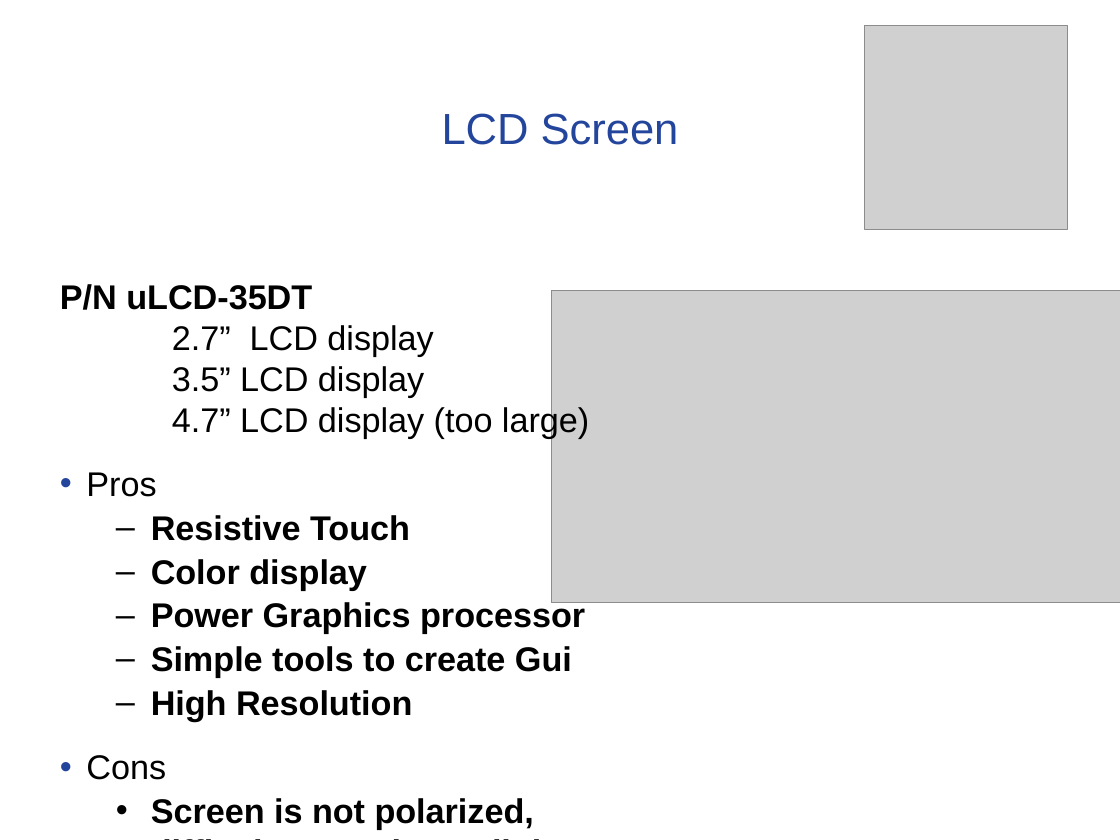
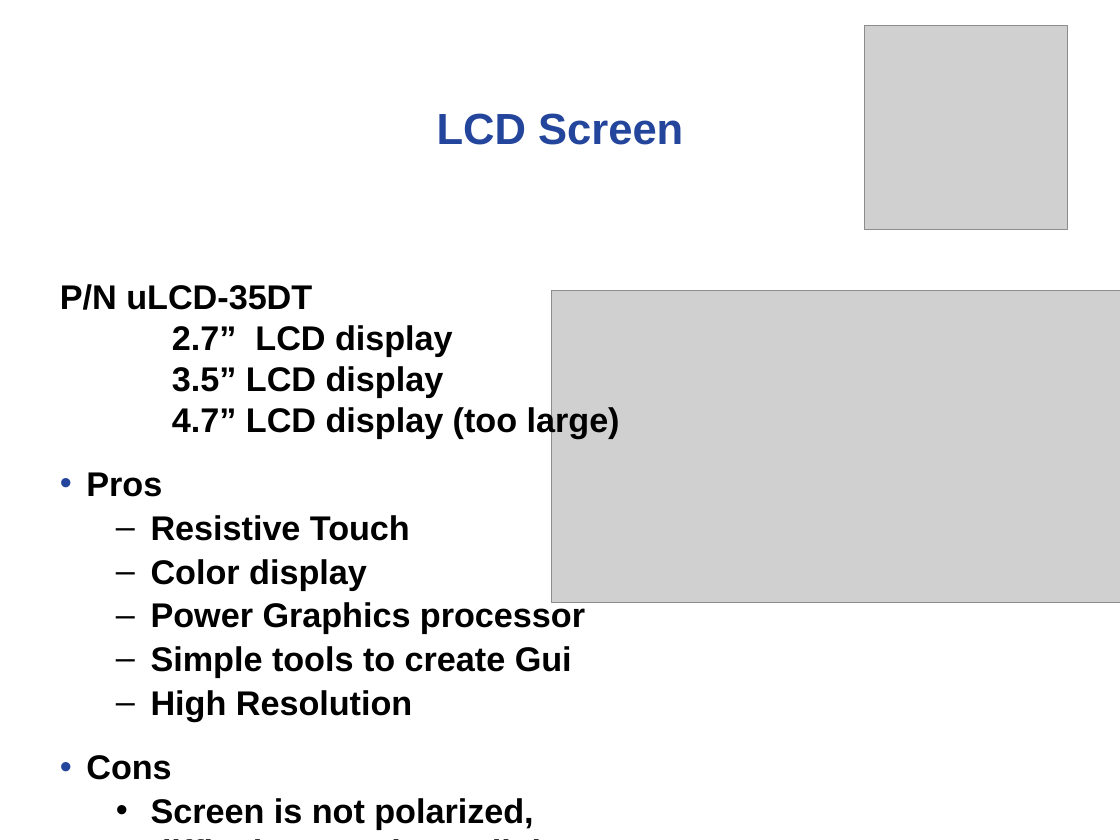
Before and after one commit to noahterickson/DigitalDash, a slide deck: slide 7 of Proposal/Project Proposal.ppt. Drawn at 1120x840 pixels with LibreOffice and Linux fonts; fonts in the diff are those of the drawing; grey boxes stand for pictures; background and template pictures are left out. Boxes give left, top, right and bottom in pixels: in the first picture for what was removed or moved away, otherwise in the second. Text is boxed around its words. In the diff, an @@ line names an element or a change of style, - is before the commit and + after.

```diff
--- a/Proposal/Project Proposal.ppt
+++ b/Proposal/Project Proposal.ppt
@@ text "LCD Screen" at bbox=[437, 113, 683, 145]: bold on @@
@@ text at bbox=[86, 325, 620, 780]: bold on in "2.7” LCD display 3.5” LCD display", "4.7” LCD display (too large)", "Pros", "Cons" @@
```
Also in this commit, not shown: 9 other slides changed, 2 slides added, 2 slides removed.
